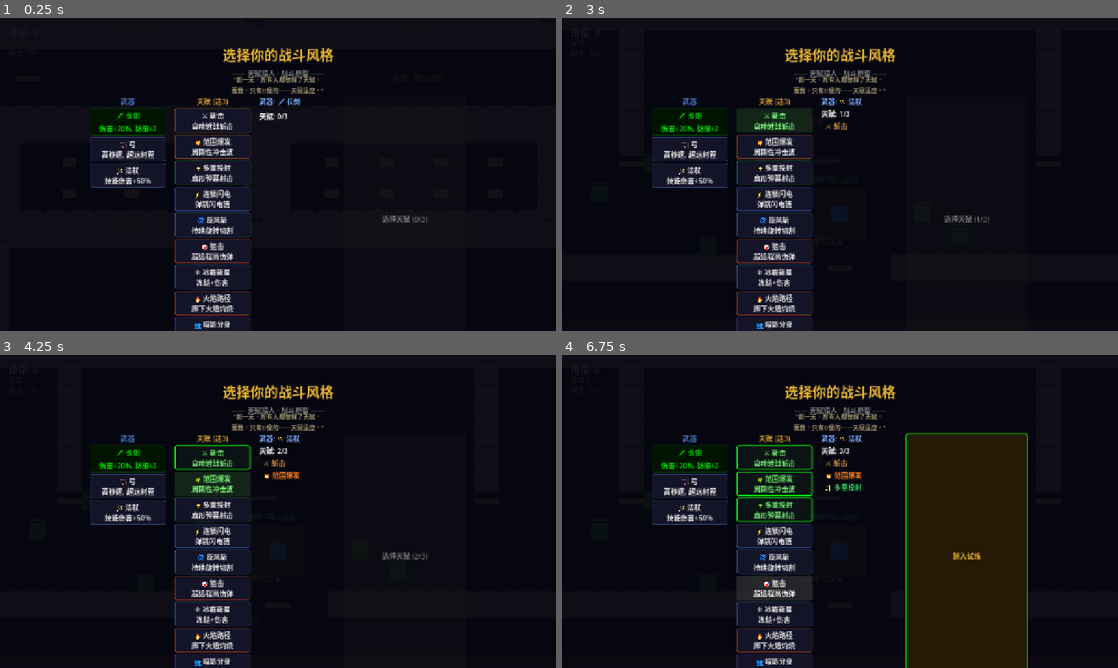
Above: before the commit, frames 1-4 (two rows, left to right).
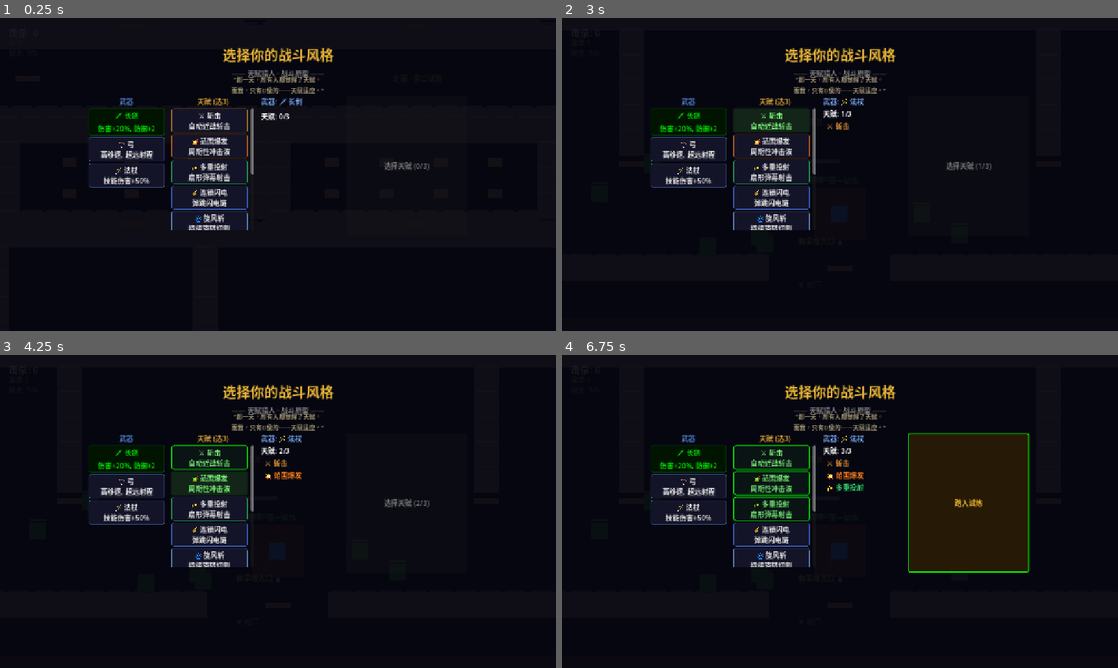
Above: after the commit, the same moments.

Repository: HenruiC/Starforge
Game: Godot game, scene res://scenes/main.tscn
Same seed, same stepped clock (60 frames per second), same inputs: the game is played once before the commit and once after it.
Inputs:
- Up to frame 1 (0.25 s): no input
- Up to frame 2 (3 s): click "🗡 长剑 伤害+20%, 防御+2" at 0.5 s; click "🏹 弓 高移速, 超远射程" at 1.25 s; click "🪄 法杖 技能伤害+50%" at 2 s; click "⚔ 斩击 自动近战斩击" at 2.75 s
- Up to frame 3 (4.25 s): click "💥 范围爆发 周期性冲击波" at 3.5 s
- Up to frame 4 (6.75 s): click "✨ 多重投射 扇形弹幕射击" at 4.25 s; click "⚡ 连锁闪电 弹跳闪电链" at 5 s; click "🌀 旋风斩 持续旋转切割" at 5.75 s; click "🎯 狙击 超远程高伤弹" at 6.5 s

The runs differ from the first frame. In frame 1, 6.5% of the frame differs, in the area x 16-78%, y 25-100%; in frame 2, 6.9%; in frame 3, 6.9%; in frame 4, 13%, in the area x 16-85%, y 24-100%.

Commit message:
fix: 面板溢出+武器锁定+地图关闭+陶德叙事
- 天赋列: VBox→ScrollContainer(280px高, 9技能可滚动)
- 武器锁定: 闭包捕获bug修复(var wk: String = key)
- 地图: M键可切换开/关
- 陶德叙事: 每个区域加入氛围描述文字
  "鞋柜东倒西歪，室内鞋散落一地"
  "黑板上的粉笔字写到一半..."
  "课桌上的涂鸦是最后的留言"

Co-Authored-By: Claude Opus 4.7 <noreply@anthropic.com>

Diff:
--- a/scripts/game_manager.gd
+++ b/scripts/game_manager.gd
@@ -85,9 +85,8 @@
 	sel_talents.clear()
 	talent_btns.clear()
 
-	# 杨奇: 留白是最高级的奢侈 — 加大区间距
 	var root := HBoxContainer.new()
-	root.add_theme_constant_override("separation", 20)
+	root.add_theme_constant_override("separation", 16)
 	root.alignment = BoxContainer.ALIGNMENT_CENTER
 	char_select_buttons.add_child(root)
 
@@ -96,20 +95,31 @@
 	root.add_child(wp_vbox)
 	for key in SkillManager.WEAPON_POOL:
 		var d: Dictionary = SkillManager.WEAPON_POOL[key]
+		var wk: String = key
 		var b := _mk_btn(d["icon"] + " " + d["name"], d["desc"], Color(0.3, 0.5, 0.8, 1.0))
-		b.pressed.connect(func(): sel_wp = key; _refresh_preview())
+		b.pressed.connect(func(): sel_wp = wk; _refresh_preview())
 		wp_vbox.add_child(b)
-		if key == "sword": b.modulate = Color.GREEN
-
-	# 中: 天赋池
+		if wk == "sword": b.modulate = Color.GREEN
+
+	# 中: 天赋池 (9个技能用ScrollContainer)
 	var tp_vbox := _mk_zone("天赋 (选3)", Color(0.8, 0.6, 0.2, 1.0))
+	var scroll := ScrollContainer.new()
+	scroll.custom_minimum_size = Vector2(190, 280)
+	scroll.horizontal_scroll_mode = ScrollContainer.SCROLL_MODE_DISABLED
+	var tp_grid := GridContainer.new()
+	tp_grid.columns = 1
+	tp_grid.add_theme_constant_override("v_separation", 3)
+	scroll.add_child(tp_grid)
+	tp_vbox.add_child(scroll)
 	root.add_child(tp_vbox)
 	for key in SkillManager.TALENT_POOL:
 		var d: Dictionary = SkillManager.TALENT_POOL[key]
+		var tk: String = key
 		var b := _mk_btn(d["icon"] + " " + d["name"], d["desc"], d["color"])
-		b.pressed.connect(func(): _toggle_talent(key, b))
-		talent_btns[key] = b
-		tp_vbox.add_child(b)
+		b.custom_minimum_size = Vector2(175, 42)
+		b.pressed.connect(func(): _toggle_talent(tk, b))
+		talent_btns[tk] = b
+		tp_grid.add_child(b)
 
 	# 右: 预览
 	preview_vbox = _mk_zone("已选", Color(0.3, 0.8, 0.3, 1.0))
@@ -406,9 +416,17 @@
 
 func _toggle_map() -> void:
 	var mp: Control = $"../HUDLayer/MapPanel"
-	mp.visible = not mp.visible
-	if mp.visible:
-		_update_map_position()
+	if mp:
+		mp.visible = not mp.visible
+		if mp.visible:
+			_update_map_position()
+
+func _get_zone_narrative(y_pos: float) -> String:
+	if y_pos > 1800: return "\"这里是起点。也是终点。\""
+	if y_pos > 1500: return "\"鞋柜里还贴着去年的运动会照片。\""
+	if y_pos > 1100: return "\"走廊的灯光忽明忽暗。有什么在尽头。\""
+	if y_pos > 700: return "\"课桌上的涂鸦是最后的留言。\""
+	return "\"体温从这里开始下降。\""
 
 func _update_map_position() -> void:
 	var content: Label = $"../HUDLayer/MapPanel/Content"
@@ -434,8 +452,8 @@
 
 func _get_zone_name(pos: Vector2) -> String:
 	var y := pos.y
-	if y > 1800: return "操场·校门广场"
-	if y > 1500: return "教学楼·玄关"
-	if y > 1100: return "教学楼·走廊"
-	if y > 700: return "教室区域"
-	return "Boss间·最深处"
+	if y > 1800: return "操场·校门广场 — 阳光刺眼，曾经升旗的地方"
+	if y > 1500: return "教学楼·玄关 — 鞋柜东倒西歪，室内鞋散落一地"
+	if y > 1100: return "教学楼·走廊 — 墙上还贴着上学期的手抄报"
+	if y > 700: return "教室区域 — 黑板上的粉笔字写到一半..."
+	return "Boss间·最深处的体育馆 — 这里曾是全校的骄傲"
